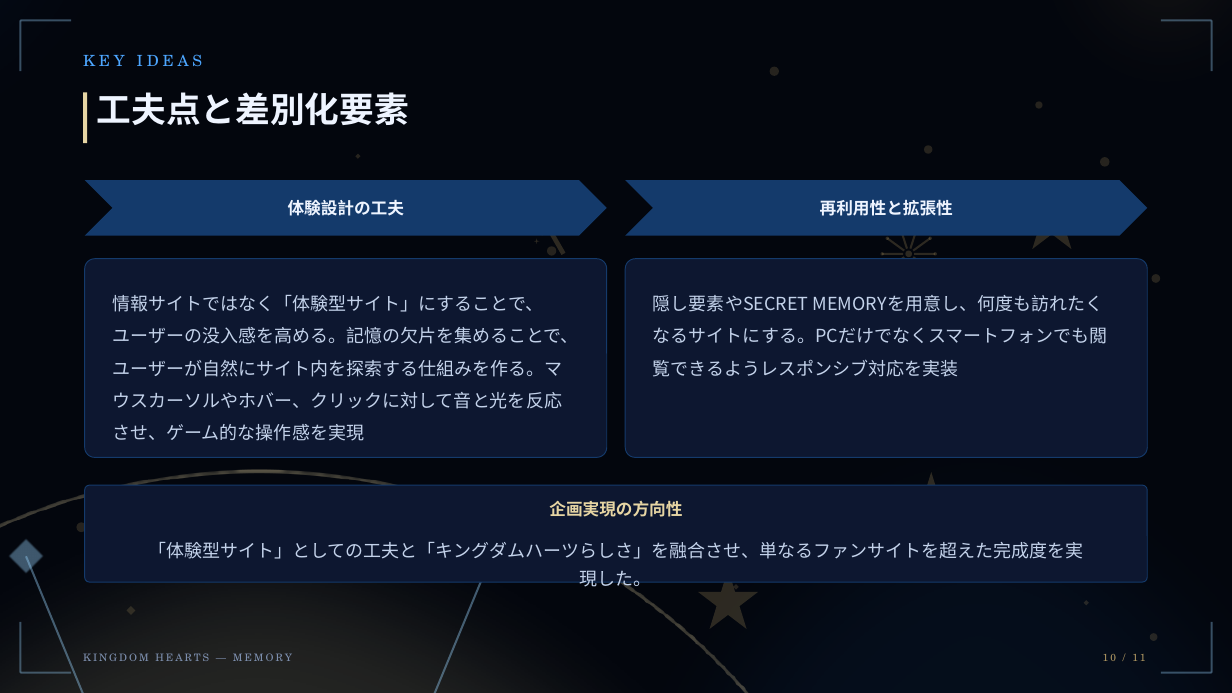
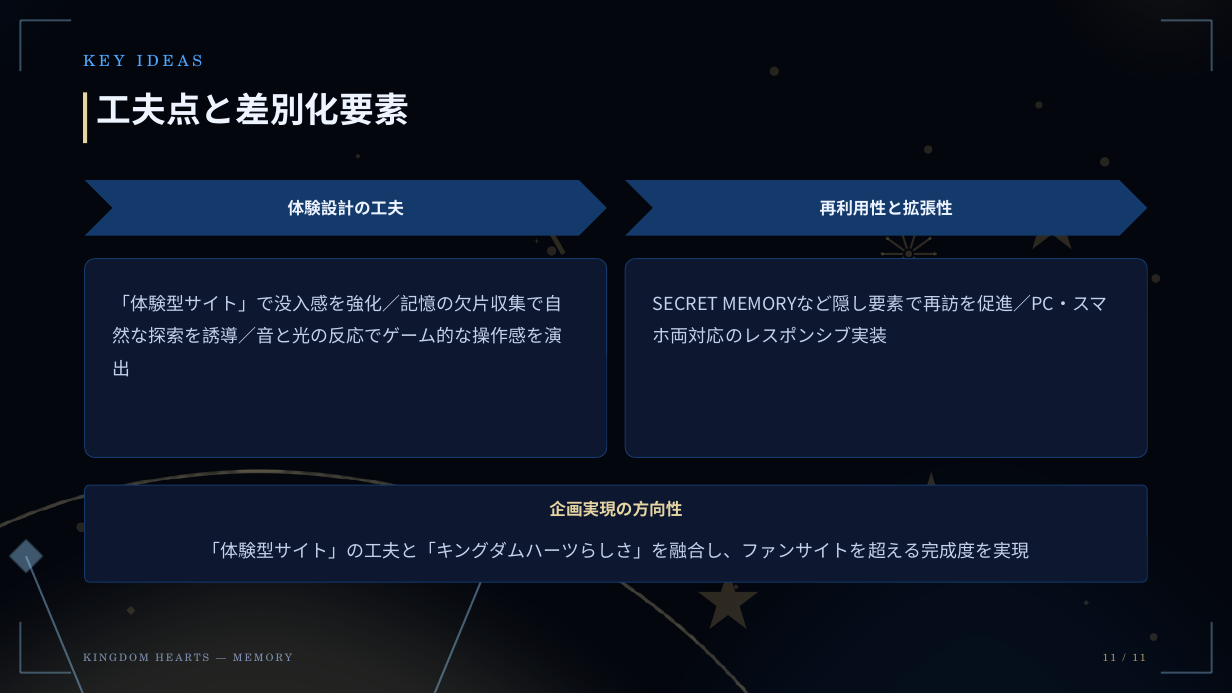
Before and after one commit to LXirgil/kh_mem, a slide deck: slide 11 of KINGDOM HEARTS — MEMORY_企画書.pptx (slide 10 before the commit). Drawn at 1232x693 pixels with LibreOffice and Linux fonts; fonts in the diff are those of the drawing. Boxes give left, top, right and bottom in pixels: in the first picture for what was removed or moved away, otherwise in the second. Text is boxed around its words. In the diff, an @@ line names an element or a change of style, - is before the commit and + after.

Commit message:
up

```diff
--- a/KINGDOM HEARTS — MEMORY_企画書.pptx
+++ b/KINGDOM HEARTS — MEMORY_企画書.pptx
@@ text at <box>112,295,562,377</box>: text changed @@
-情報サイトではなく「体験型サイト」にすることで、ユーザーの没入感を高める。記憶の欠片を集めることで、ユーザーが自然にサイト内を探索する仕組みを作る。マウスカーソルやホバー、クリックに対して音と光を反応させ、ゲーム的な操作感を実現
+「体験型サイト」で没入感を強化／記憶の欠片収集で自然な探索を誘導／音と光の反応でゲーム的な操作感を演出
@@ text at <box>653,295,1108,344</box>: text changed @@
-隠し要素やSECRET MEMORYを用意し、何度も訪れたくなるサイトにする。PCだけでなくスマートフォンでも閲覧できるようレスポンシブ対応を実装
+SECRET MEMORYなど隠し要素で再訪を促進／PC・スマホ両対応のレスポンシブ実装
@@ text at <box>202,542,1029,559</box>: text changed @@
-「体験型サイト」としての工夫と「キングダムハーツらしさ」を融合させ、単なるファンサイトを超えた完成度を実現した。
+「体験型サイト」の工夫と「キングダムハーツらしさ」を融合し、ファンサイトを超える完成度を実現
@@ text at <box>1103,654,1145,661</box>: text changed @@
-10 / 11
+11 / 11
```
Also in this commit, not shown: 9 other slides changed, 1 slide added, 1 slide removed.
